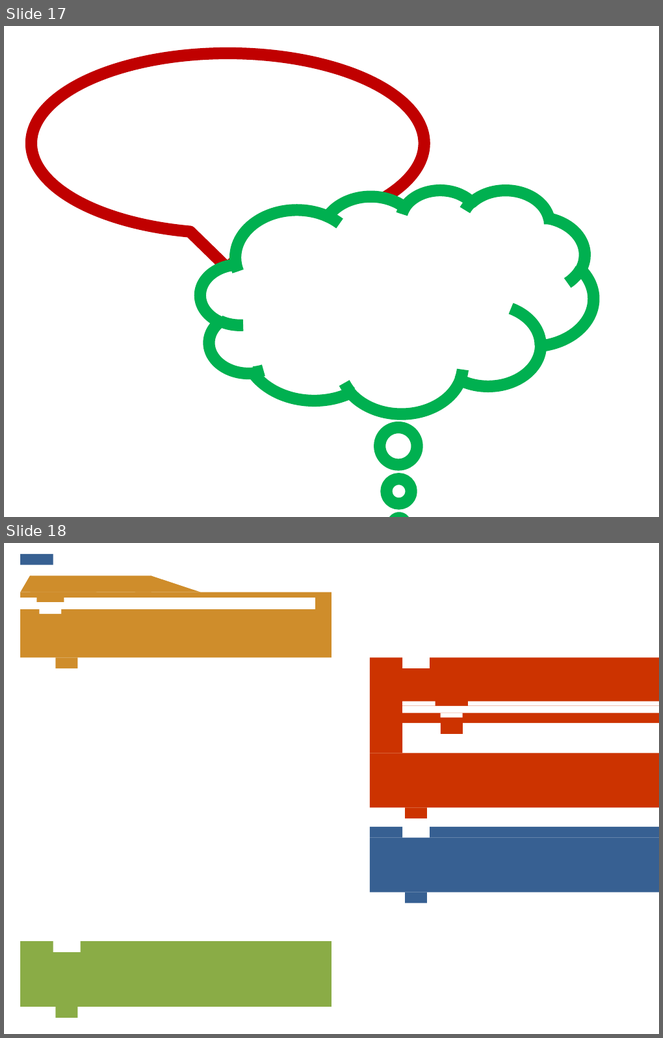
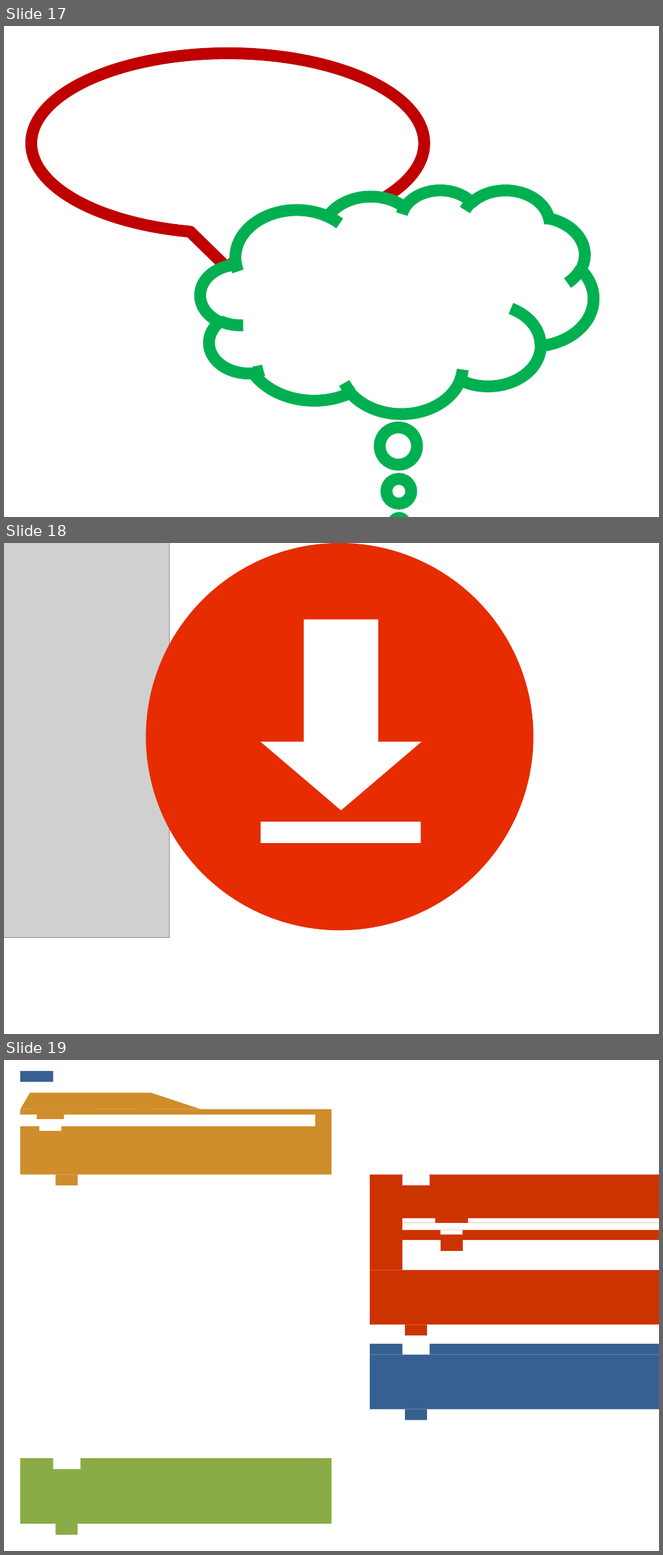
Before and after one commit to karmakomik/programming-tutoring-env, a slide deck: HMSWebTest-Pen/Assets/Images/hmsgraphics.pptx. Shown one above the other, each under a label of ours: slides 17 and 18 before the commit, slides 17, 18 and 19 after it. The pictures are 663x1038 and 663x1555 pixels, drawn with LibreOffice and Linux fonts; fonts in the diff are those of the drawing; grey boxes stand for pictures. Boxes give left, top, right and bottom in pixels: in the first picture for what was removed or moved away, otherwise in the second. Text is boxed around its words. In the diff, an @@ line names an element or a change of style, - is before the commit and + after.

```diff
--- a/HMSWebTest-Pen/Assets/Images/hmsgraphics.pptx
+++ b/HMSWebTest-Pen/Assets/Images/hmsgraphics.pptx
@@ slide 18 added at (x1=4, y1=543, x2=659, y2=1034), background #FFFFFF @@
@@ picture added at (x1=4, y1=543, x2=169, y2=938) @@
@@ ellipse added at (x1=146, y1=543, x2=534, y2=931), fill #E62C00 @@
@@ down arrow added at (x1=261, y1=620, x2=422, y2=811), fill #FFFFFF @@
@@ rectangle added at (x1=261, y1=822, x2=421, y2=844), fill #FFFFFF @@
@@ what was slide 18 is now slide 19 @@
```
Also in this commit, not shown: 14 other files.
